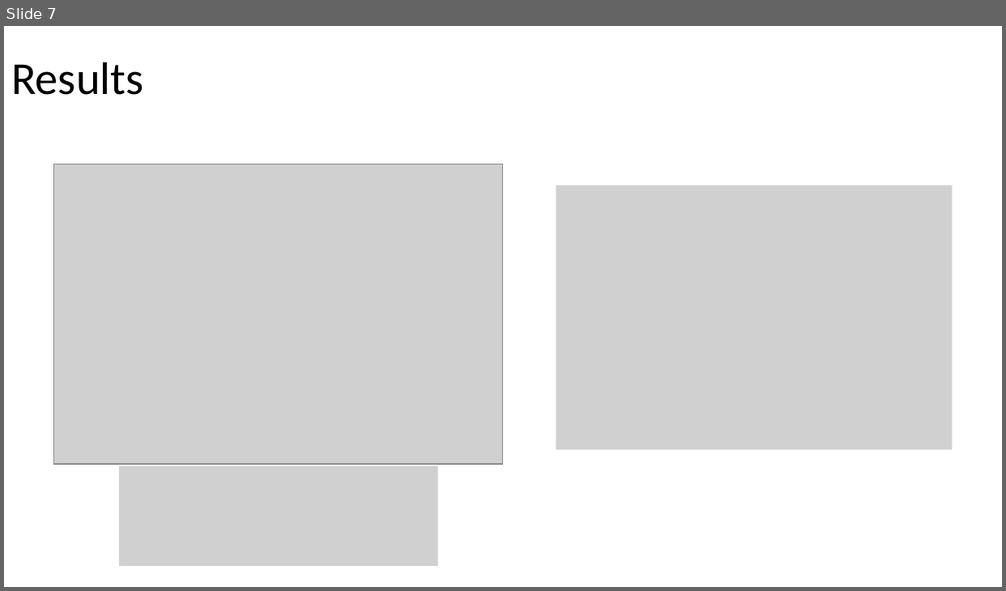
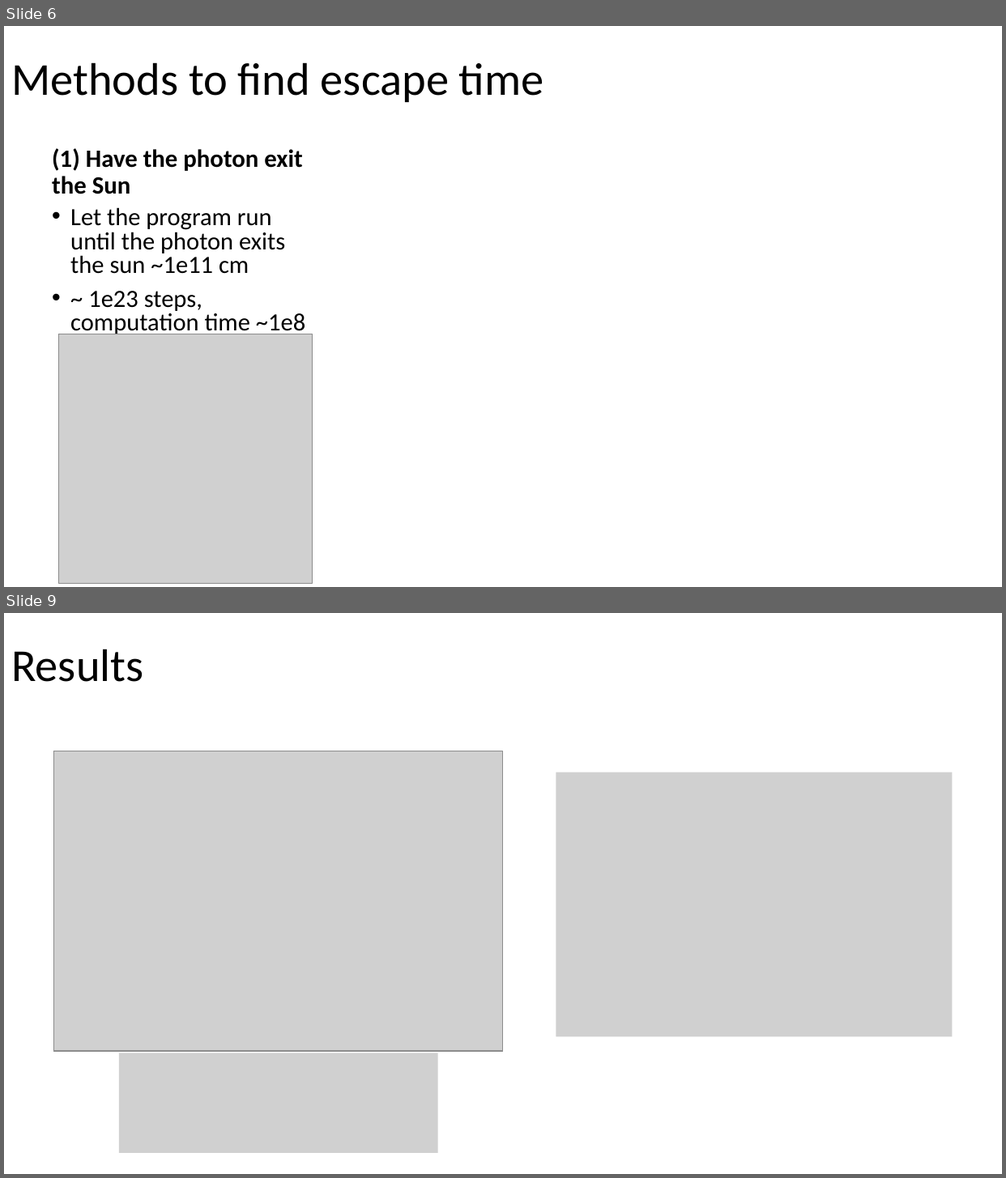
Before and after one commit to aash7871/PHYS-3210, a slide deck: Project/presentation.pptx. Shown one above the other, each under a label of ours: slide 7 before the commit, slides 6 and 9 after it; the slides between them are not shown. The pictures are 1006x591 and 1006x1178 pixels, drawn with LibreOffice and Linux fonts; fonts in the diff are those of the drawing; grey boxes stand for pictures. Boxes give left, top, right and bottom in pixels: in the first picture for what was removed or moved away, otherwise in the second. Text is boxed around its words. In the diff, an @@ line names an element or a change of style, - is before the commit and + after.

```diff
--- a/Project/presentation.pptx
+++ b/Project/presentation.pptx
@@ slide 6 added at bbox=[4, 26, 1002, 587], background #FFFFFF @@
@@ title added at bbox=[11, 62, 544, 102], 44 pt, text #000000 @@
+Methods to find escape time
@@ rectangle added at bbox=[685, 136, 957, 506], fill #FFFFFF, outline #FFFFFF 1 pt @@
@@ text added at bbox=[52, 148, 302, 194], 24 pt, text #000000, bold @@
+(1) Have the photon exit the Sun
@@ rectangle added at bbox=[372, 149, 643, 519], fill #FFFFFF, outline #FFFFFF 1 pt @@
@@ text added at bbox=[70, 207, 305, 337], 23.8 pt, text #000000 @@
+• Let the program run until the photon exits the sun ~1e11 cm
+• ~ 1e23 steps, computation time ~1e8 yrs
@@ picture added at bbox=[58, 334, 312, 584] @@
@@ what was slide 7 is now slide 9 @@
```
Also in this commit, not shown: 5 slides changed, 2 other slides added, 1 slide removed, 9 other files.
